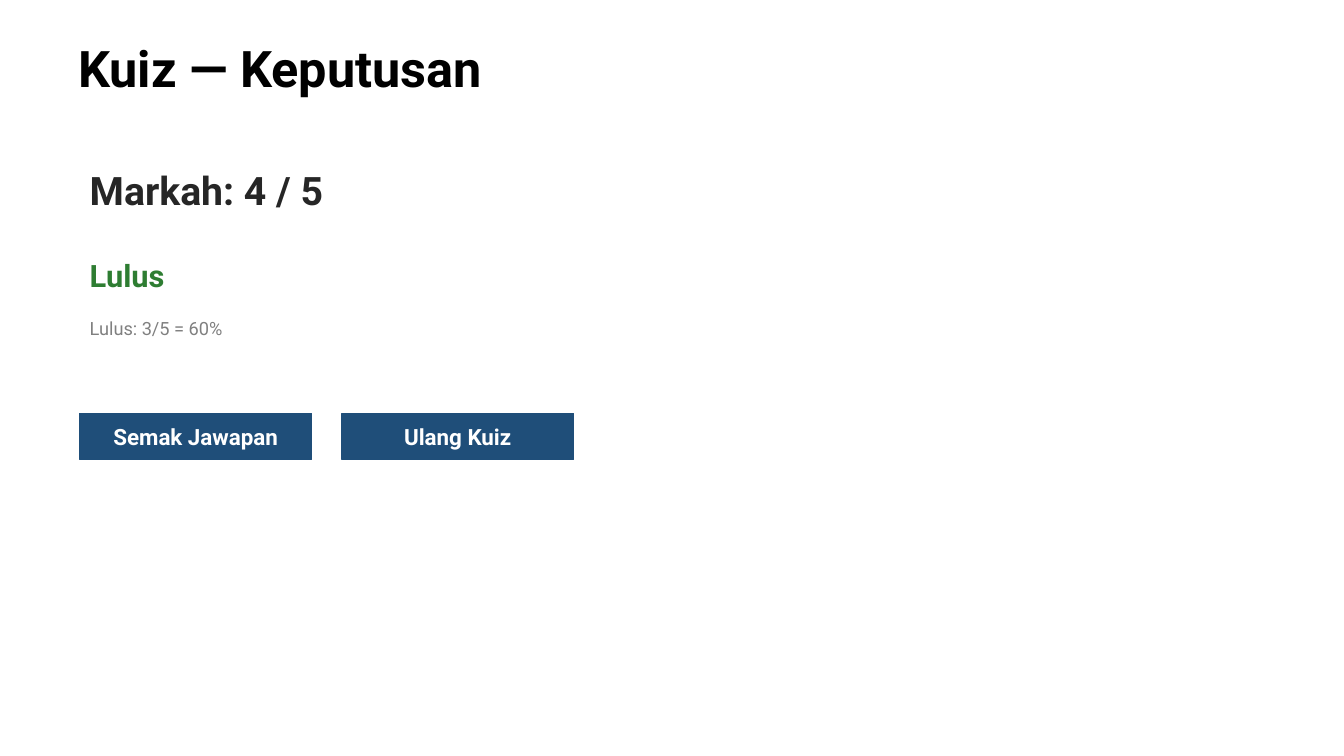
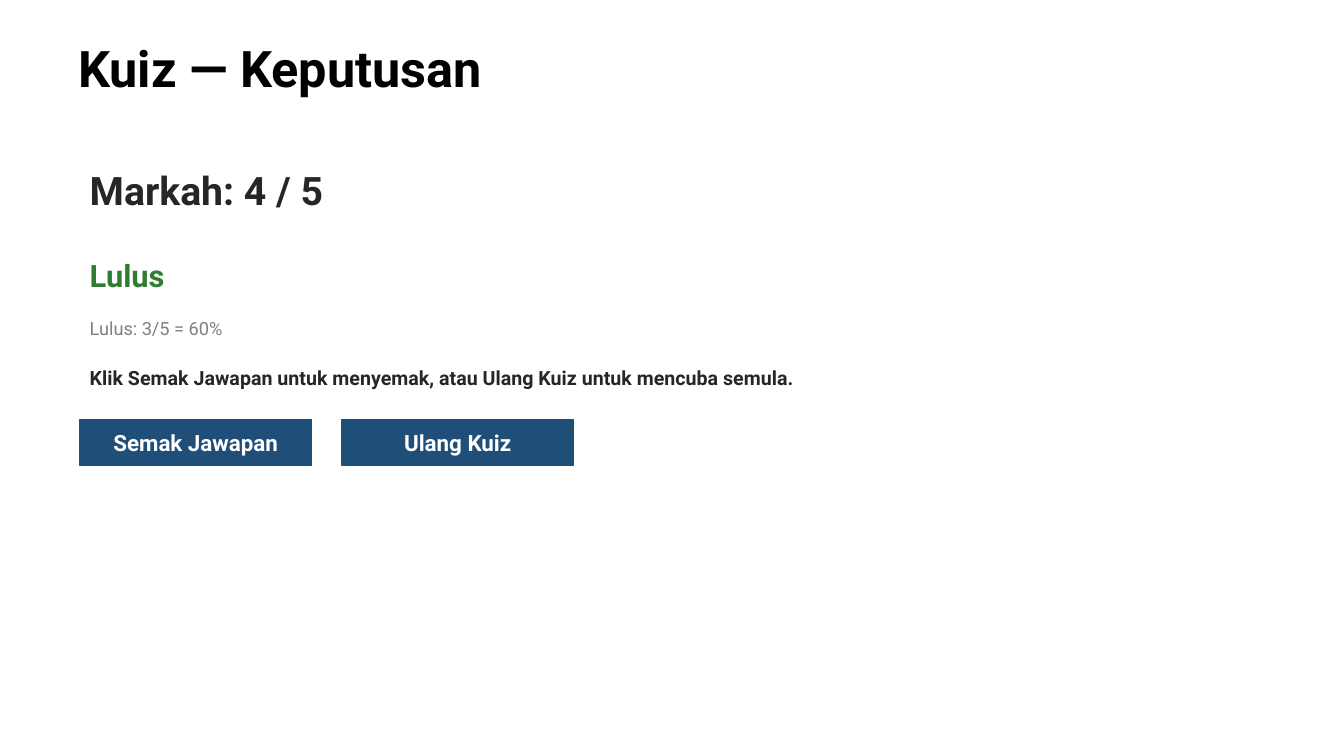
Before and after one commit to fidos777/slide-interaction-layer, a slide deck: slide 33 of reviews/source-completion/K5PL06T03B02_v0_4_THREE_FAMILY_PROOF.pptx. Drawn at 1344x756 pixels with LibreOffice and Linux fonts; fonts in the diff are those of the drawing. Boxes give left, top, right and bottom in pixels: in the first picture for what was removed or moved away, otherwise in the second. Text is boxed around its words. In the diff, an @@ line names an element or a change of style, - is before the commit and + after.

```diff
--- a/reviews/source-completion/K5PL06T03B02_v0_4_THREE_FAMILY_PROOF.pptx
+++ b/reviews/source-completion/K5PL06T03B02_v0_4_THREE_FAMILY_PROOF.pptx
@@ text added at box(90, 370, 793, 389), 14 pt, text #262626, bold @@
+Klik Semak Jawapan untuk menyemak, atau Ulang Kuiz untuk mencuba semula.
@@ rectangle "Semak Jawapan": place and size @@
-rectangle "Semak Jawapan" at box(80, 413, 312, 460)
+rectangle "Semak Jawapan" at box(80, 419, 312, 466)
@@ rectangle "Ulang Kuiz": place and size @@
-rectangle "Ulang Kuiz" at box(342, 413, 574, 460)
+rectangle "Ulang Kuiz" at box(342, 419, 574, 466)
```
Also in this commit, not shown: 26 other slides changed, 1 other file.
